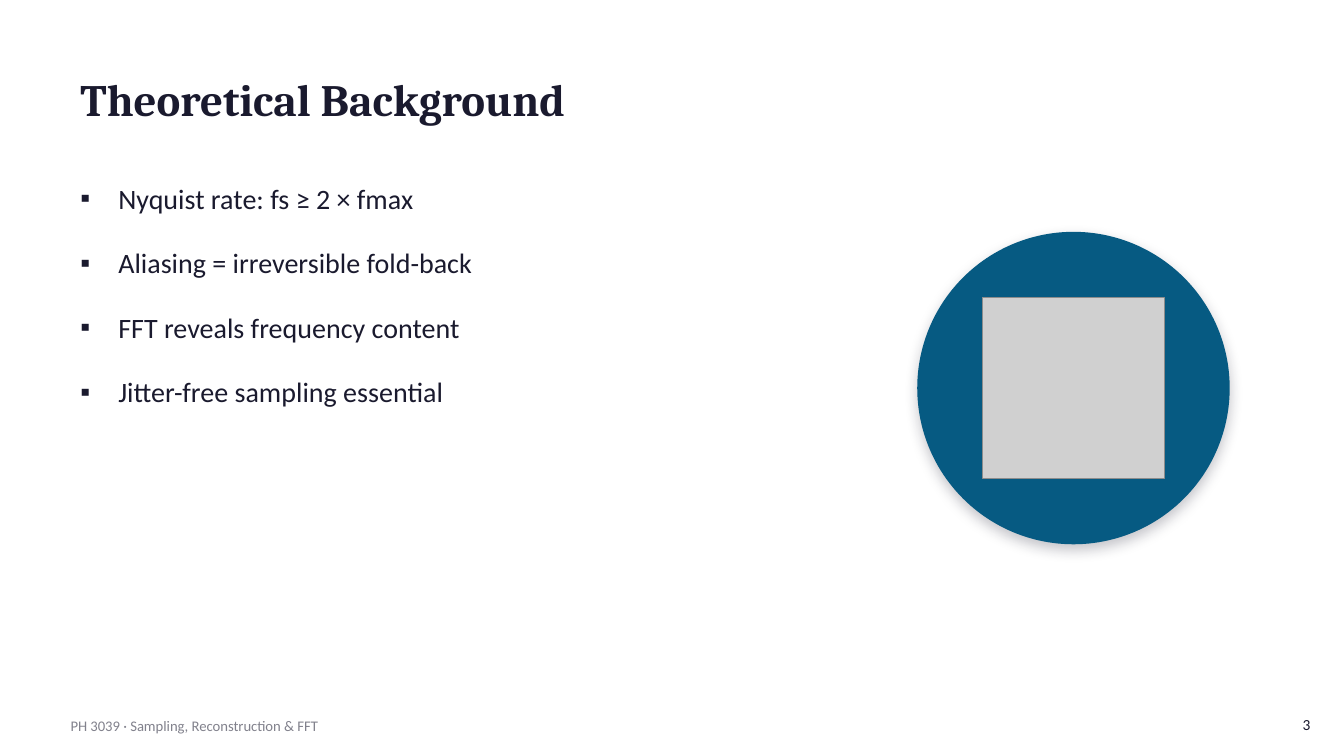
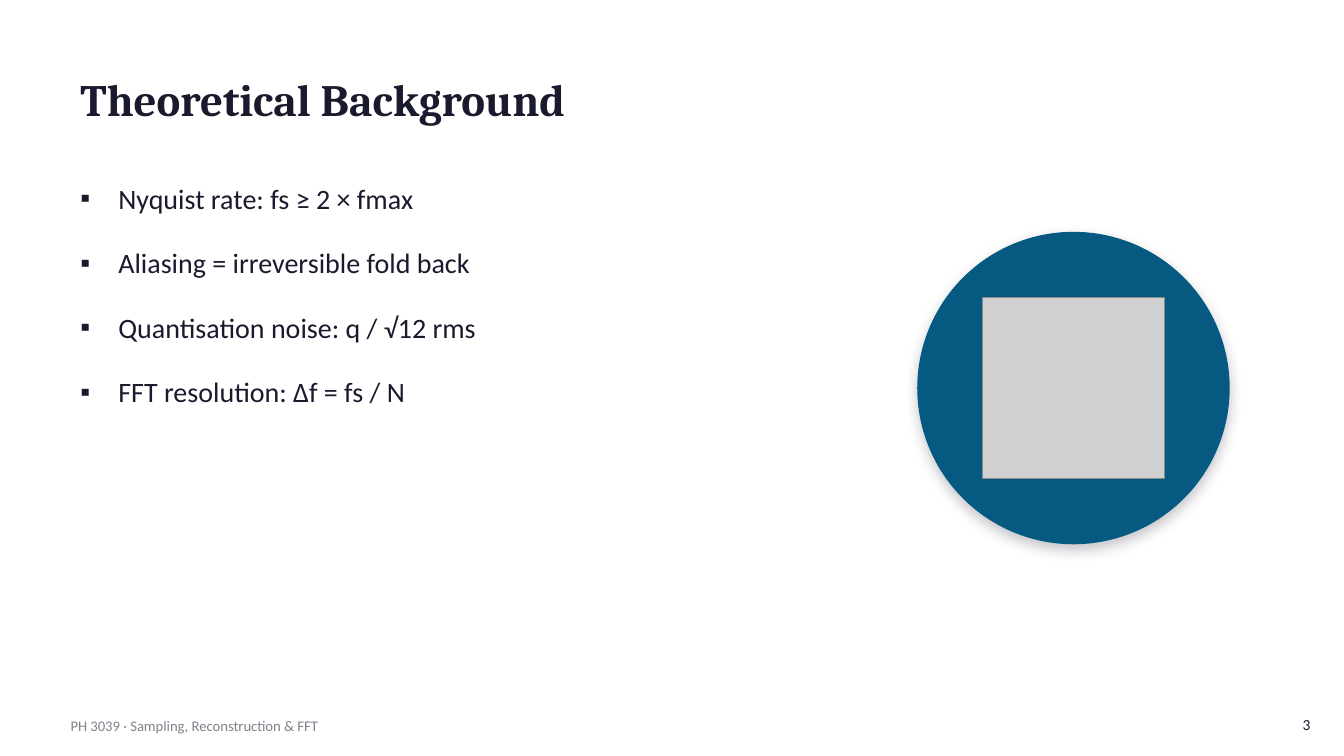
Before and after one commit to TSSwork/PH3039_lab_2, a slide deck: slide 3 of reports/PH3039_Sampling_FFT_Presentation(1).pptx. Drawn at 1344x756 pixels with LibreOffice and Linux fonts; fonts in the diff are those of the drawing; grey boxes stand for pictures. Boxes give left, top, right and bottom in pixels: in the first picture for what was removed or moved away, otherwise in the second. Text is boxed around its words. In the diff, an @@ line names an element or a change of style, - is before the commit and + after.

```diff
--- a/reports/PH3039_Sampling_FFT_Presentation(1).pptx
+++ b/reports/PH3039_Sampling_FFT_Presentation(1).pptx
@@ text at [118, 253, 476, 403]: text changed @@
-▪ Aliasing = irreversible fold-back
-▪ FFT reveals frequency content
-▪ Jitter-free sampling essential
+▪ Aliasing = irreversible fold back
+▪ Quantisation noise: q / √12 rms
+▪ FFT resolution: Δf = fs / N
```
Also in this commit, not shown: 7 other slides changed, 5 slides added, 2 slides removed.
